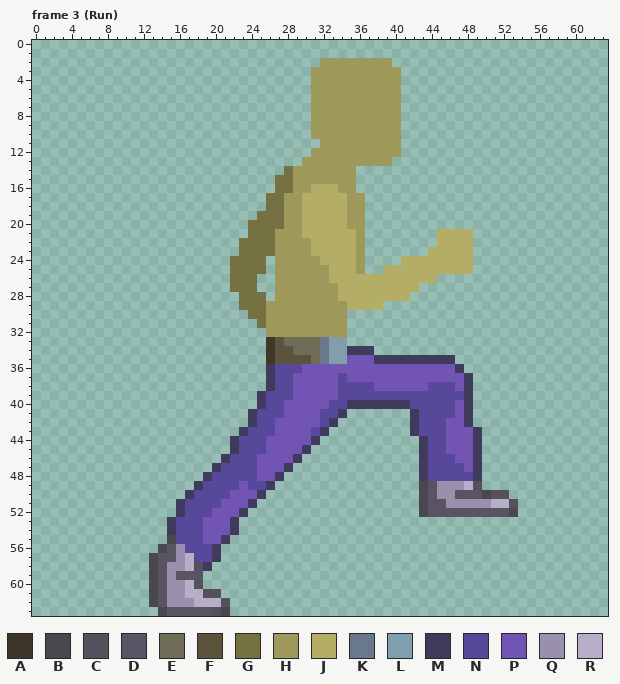
A pixel-art file gets an edit: Workfiles/newCharacter.aseprite. The first picture shows the starting point.
64x64 pixels, 13 frames. Colours within 5 levels of each other are drawn and written as one. Shown: frame 3 (Run). The commit also changed other frames, which this record leaves out.
Visible layers, top first: "trousers", "shoes", "newPosition", "background".
Palette (. is transparent): A #3d3729  B #4a484f  C #54515c  D #595463  E #6e6b57  F #5c533d  G #757143  H #9e985a  J #b3ad66  K #69788c  L #829ead  M #403a5c  N #574899  P #7154b3  Q #9a90ad  R #b7afc7
Pixels before, frame 3 (Run) (only the part around the change), first column x 16:
 0 ...............................................
 1 ...............................................
 2 ................HHHHHHHH.......................
 3 ...............HHHHHHHHHH......................
 4 ...............HHHHHHHHHH......................
 5 ...............HHHHHHHHHH......................
 6 ...............HHHHHHHHHH......................
 7 ...............HHHHHHHHHH......................
 8 ...............HHHHHHHHHH......................
 9 ...............HHHHHHHHHH......................
10 ...............HHHHHHHHHH......................
11 ................HHHHHHHHH......................
12 ...............HHHHHHHHHH......................
13 ..............HHHHHHHHHH.......................
14 ............GHHHHHHH...........................
15 ...........GGHHHHHHH...........................
16 ...........GGHHJJJHH...........................
17 ..........GGHHJJJJJHH..........................
18 ..........GGHHJJJJJHH..........................
19 .........GGGHHJJJJJHH..........................
20 ........GGGGHHJJJJJHH..........................
21 ........GGGHHHJJJJJJH........JJJJ..............
22 .......GGGGHHHHJJJJJH........JJJJ..............
23 .......GGGGHHHHJJJJJH.......JJJJJ..............
24 ......GGGG.HHHHHJJJJH....JJJJJJJJ..............
25 ......GGGG.HHHHHHJJJH..JJJJJJJJJJ..............
26 ......GGG..HHHHHHJJJJJJJJJJJJ..................
27 ......GGG..HHHHHHHJJJJJJJJJ....................
28 .......GGG.HHHHHHHJJJJJJJJ.....................
29 .......GGGHHHHHHHHHJJJJ........................
30 ........GGHHHHHHHHH............................
31 .........GHHHHHHHHH............................
32 ..........HHHHHHHHH............................
33 ..........AFEEEEKLL............................
34 ..........AFFEEEKLLMMM.........................
35 ..........AFFFFEKLLPPPMMMMMMMMM................
36 ..........MNNNPPPPPPPPPPPPPPPPPM...............
And afterwards:
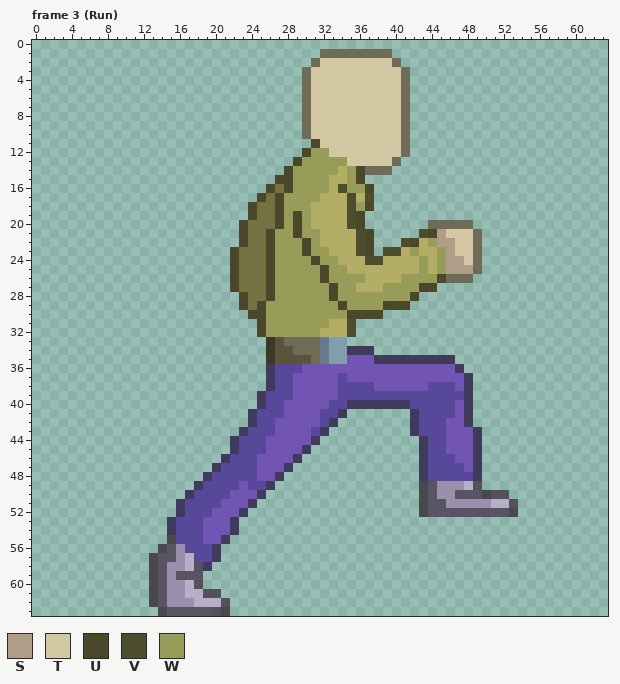
Colours new in this view: S #b09d87  T #d4c7a3  U #4a472a  V #4b4d2c  W #989c59
Log entry: jacket start
Diff:
layer "newPosition" now hidden
layer "Skin" added
layer "Jacket" added
Changed rows in their new state; - is an unchanged pixel.
Frame 3 (Run), layers "Jacket", "Skin":
first column x 22:
 1 ----------EEEEEEEE----------
 2 ---------ETTTTTTTTE---------
 3 --------ETTTTTTTTTTE--------
 4 --------ETTTTTTTTTTE--------
 5 --------ETTTTTTTTTTE--------
 6 --------ETTTTTTTTTTE--------
 7 --------ETTTTTTTTTTE--------
 8 --------ETTTTTTTTTTE--------
 9 --------ETTTTTTTTTTE--------
10 --------ETTTTTTTTTTE--------
11 ---------UTTTTTTTTTE--------
12 --------UWWTTTTTTTTE--------
13 -------UWWWWWTTTTTE---------
14 ------UWWWWWJWUEEE----------
15 -----UUWWWWJJWU-------------
16 ----U-UWWWW-VWWU------------
17 ---U-UWWWW---VJV------------
18 --UG-UWWW----VWU------------
19 --U--UWUW----VU-------------
20 -U---UWUW----VU-------EEEEE-
21 -U--UWWUWW----VU-----VUSTTTE
22 -U--UWWWUW----VU---VUJWSSTTE
23 U---UWWWUWW---VU-VVJWJ-WSTTE
24 U---UWWWWUWW--JVVJJ--W-WSSTE
25 U---UWWWWWUWW-JJJ----W-WSSSE
26 U--GUWWWWWUWWWW----WWWWUEEE-
27 U--GUWWWWWWUWW---WWWWUU-----
28 -U--UWWWWWWUWWWWWWWWU-------
29 -U-UWWWWWWWWUWWWWUUU--------
30 --UUWWWWWWWWWUUUU-----------
31 ---UWWWWWWWJJV--------------
32 ---UWWWWWWJJJV--------------
Where, in picture pixels (left, top, right, bottom), the same in both pictures:
changed: (230, 49, 482, 337)
